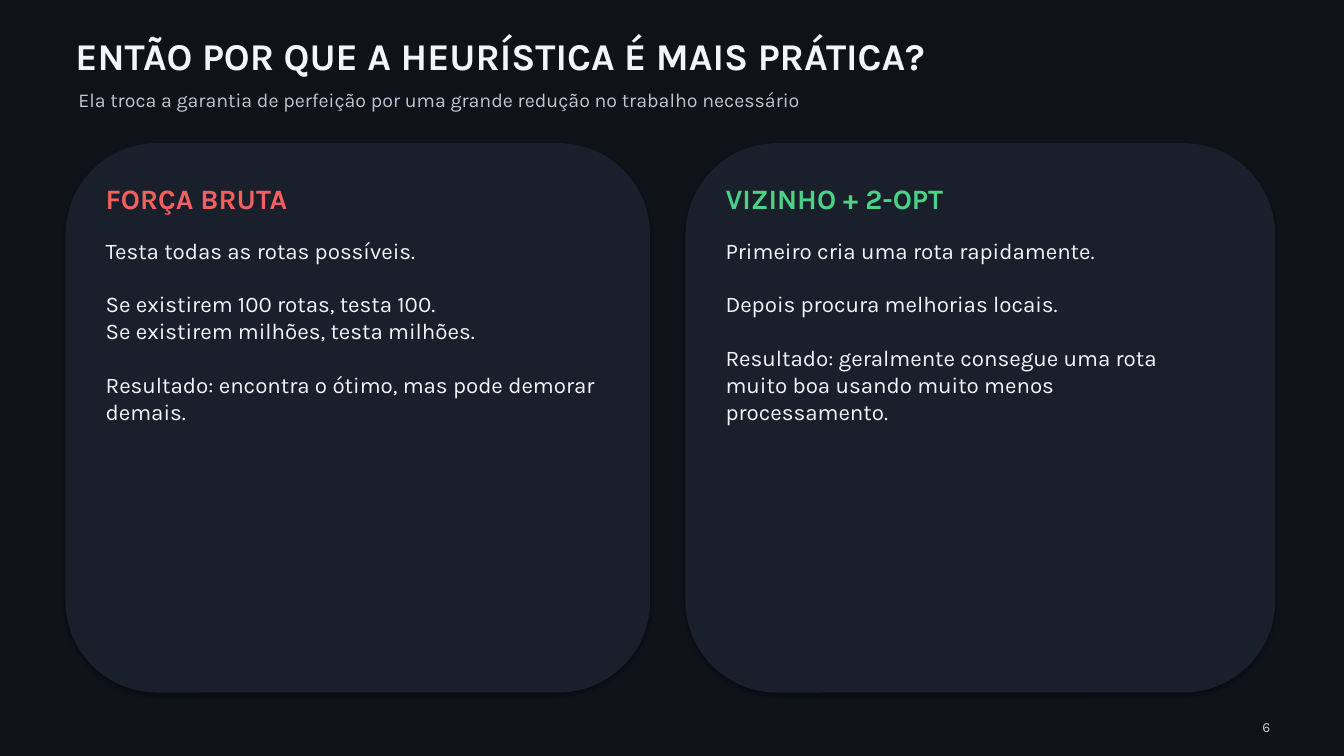
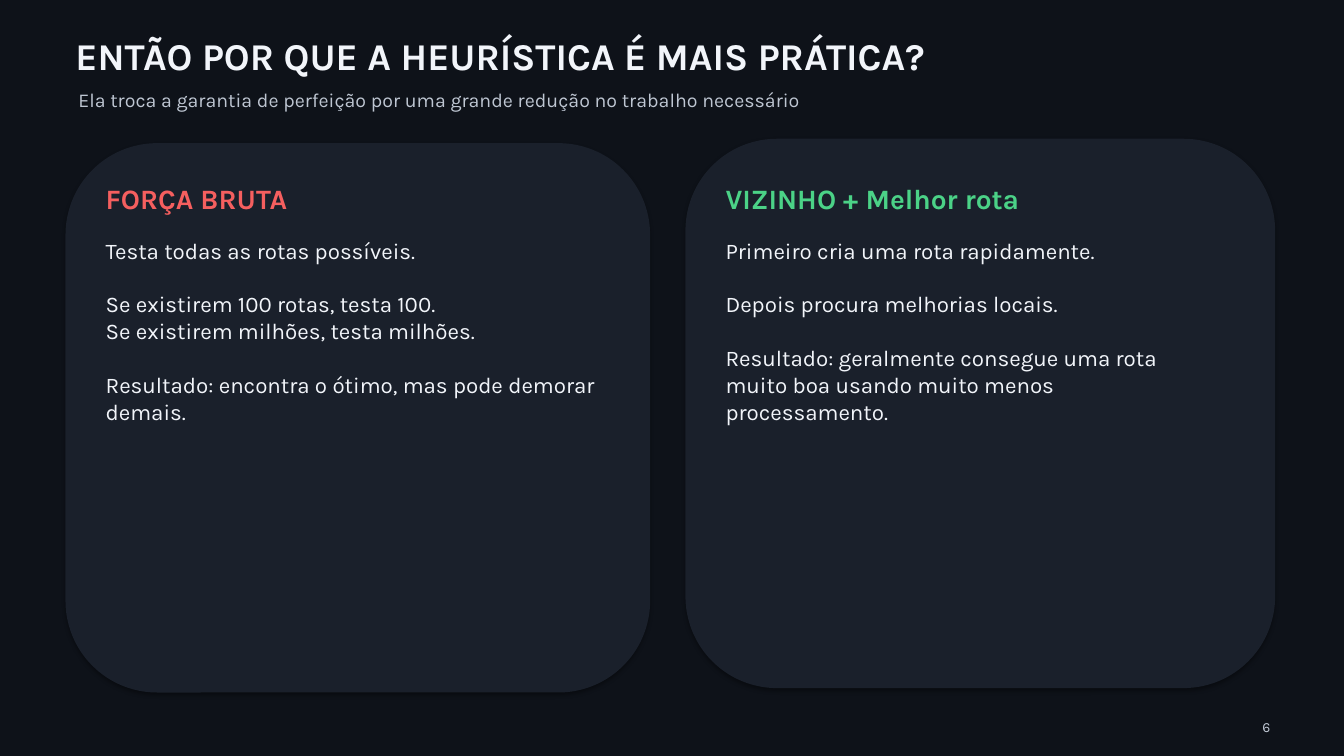
Before and after one commit to FabricioS2/Caixeiro-viajante, a slide deck: slide 6 of apresentacao_caixeiro_viajante.pptx. Drawn at 1344x756 pixels with LibreOffice and Linux fonts; fonts in the diff are those of the drawing. Boxes give left, top, right and bottom in pixels: in the first picture for what was removed or moved away, otherwise in the second. Text is boxed around its words. In the diff, an @@ line names an element or a change of style, - is before the commit and + after.

```diff
--- a/apresentacao_caixeiro_viajante.pptx
+++ b/apresentacao_caixeiro_viajante.pptx
@@ rounded rectangle: place and size @@
-rounded rectangle at (686,143,1275,693)
+rounded rectangle at (686,139,1275,689)
@@ text at (726,190,1019,210): text changed @@
-VIZINHO + 2-OPT
+VIZINHO + Melhor rota
```
Also in this commit, not shown: 1 other slide changed, 1 other file.
